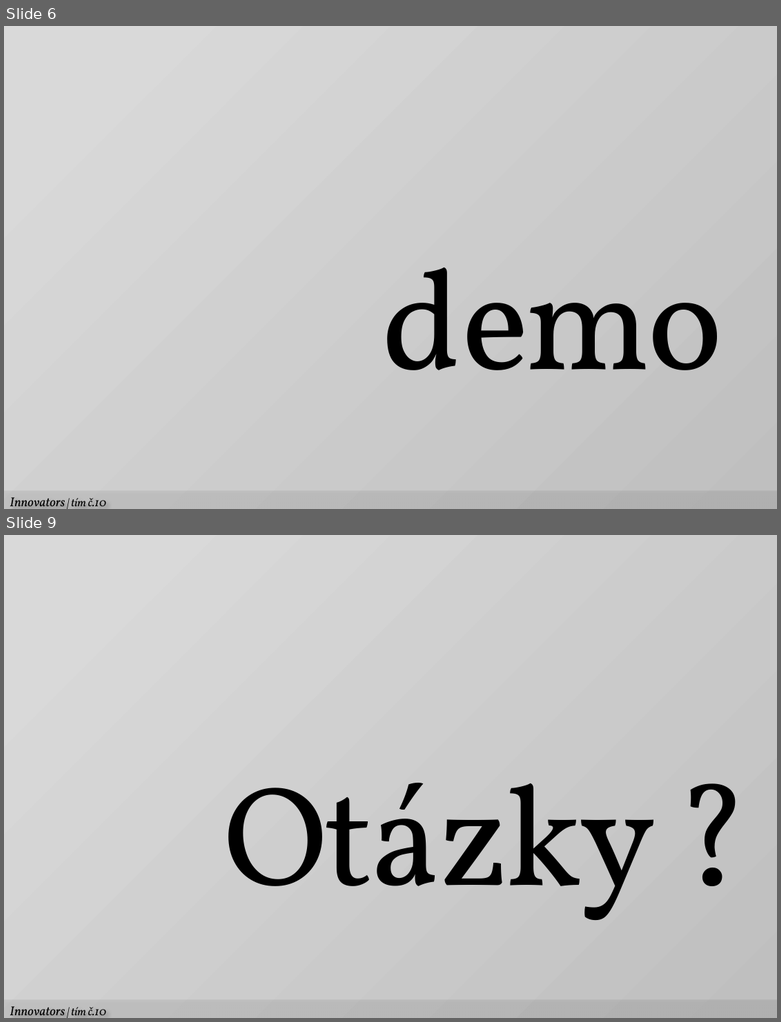
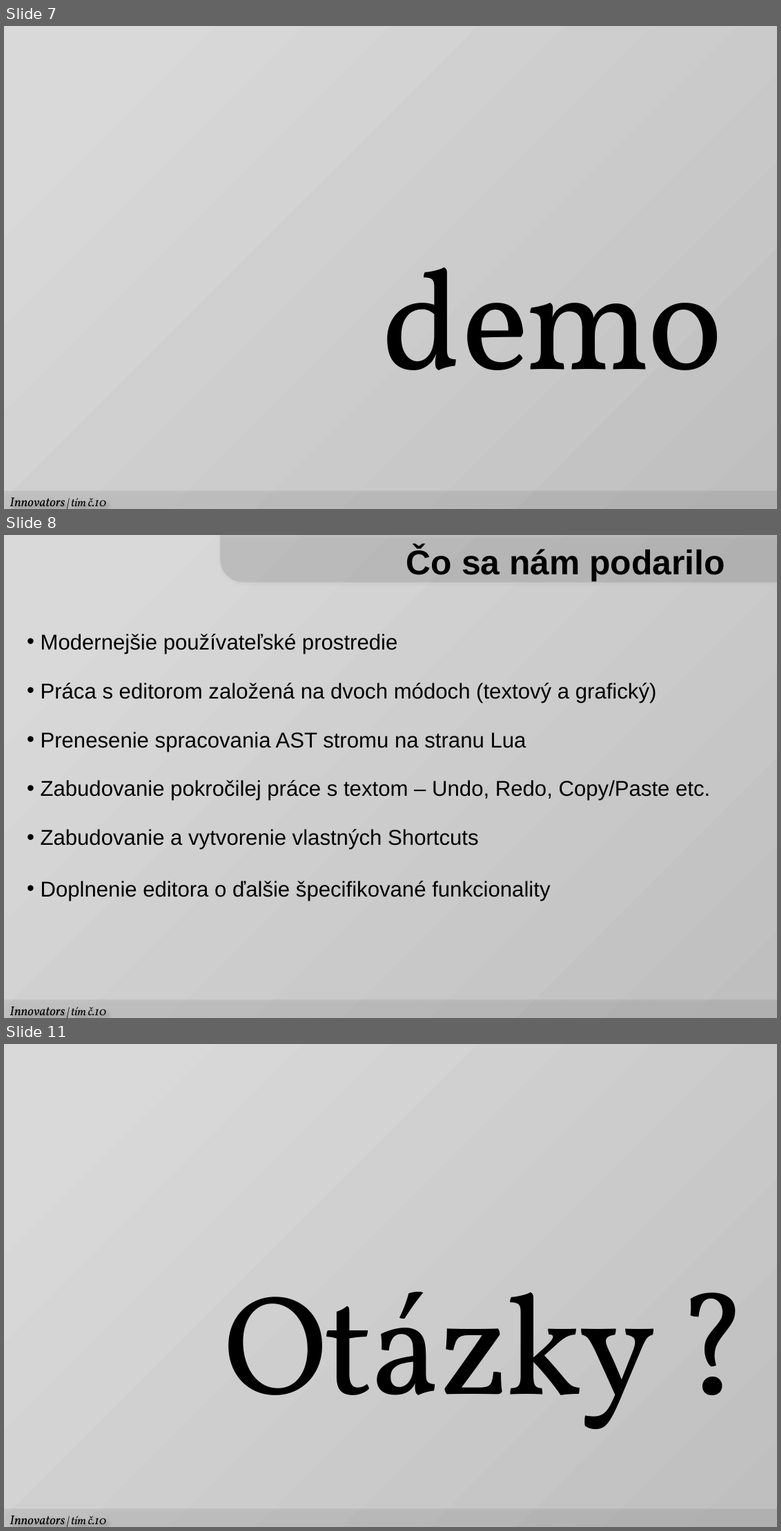
Before and after one commit to Innovators-Team10/Documentation, a slide deck: Dokumentacie/Ostatne/Prezentacie/LS/TrollEdit.pptx. Shown one above the other, each under a label of ours: slides 6 and 9 before the commit, slides 7, 8 and 11 after it; the slides between them are not shown. The pictures are 781x1022 and 781x1531 pixels, drawn with LibreOffice and Linux fonts; fonts in the diff are those of the drawing. Boxes give left, top, right and bottom in pixels: in the first picture for what was removed or moved away, otherwise in the second. Text is boxed around its words. In the diff, an @@ line names an element or a change of style, - is before the commit and + after.

```diff
--- a/Dokumentacie/Ostatne/Prezentacie/LS/TrollEdit.pptx
+++ b/Dokumentacie/Ostatne/Prezentacie/LS/TrollEdit.pptx
@@ slide 8 added at [4, 535, 777, 1018], background gradient #F2F2F2 to #BFBFBF to #D9D9D9 @@
@@ round same rect added at [221, 535, 777, 582], fill #000000 at 9% opacity @@
@@ text added at [406, 547, 724, 582], 32 pt, text #000000, bold @@
+Čo sa nám podarilo
@@ text added at [41, 634, 710, 901], 20 pt, text #000000 @@
+• Modernejšie používateľské prostredie
+• Práca s editorom založená na dvoch módoch (textový a grafický)
+• Prenesenie spracovania AST stromu na stranu Lua
+• Zabudovanie pokročilej práce s textom – Undo, Redo, Copy/Paste etc.
+• Zabudovanie a vytvorenie vlastných Shortcuts
+• Doplnenie editora o ďalšie špecifikované funkcionality
@@ rectangle added at [4, 999, 777, 1018], fill #000000 at 6% opacity @@
@@ text added at [10, 1006, 106, 1015], 12 pt, text #000000, italic @@
+Innovators | tím č.10
@@ what was slide 6 is now slide 7 @@
@@ what was slide 9 is now slide 11 @@
```
Also in this commit, not shown: 7 slides changed, 1 other slide added.
